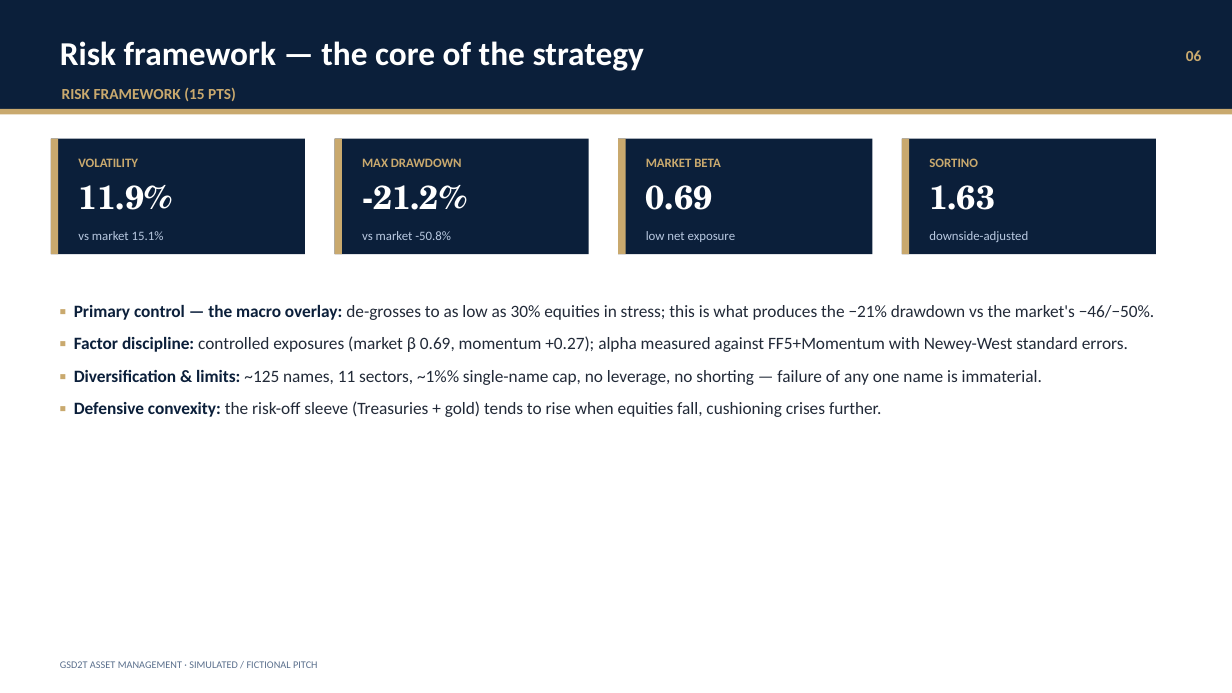
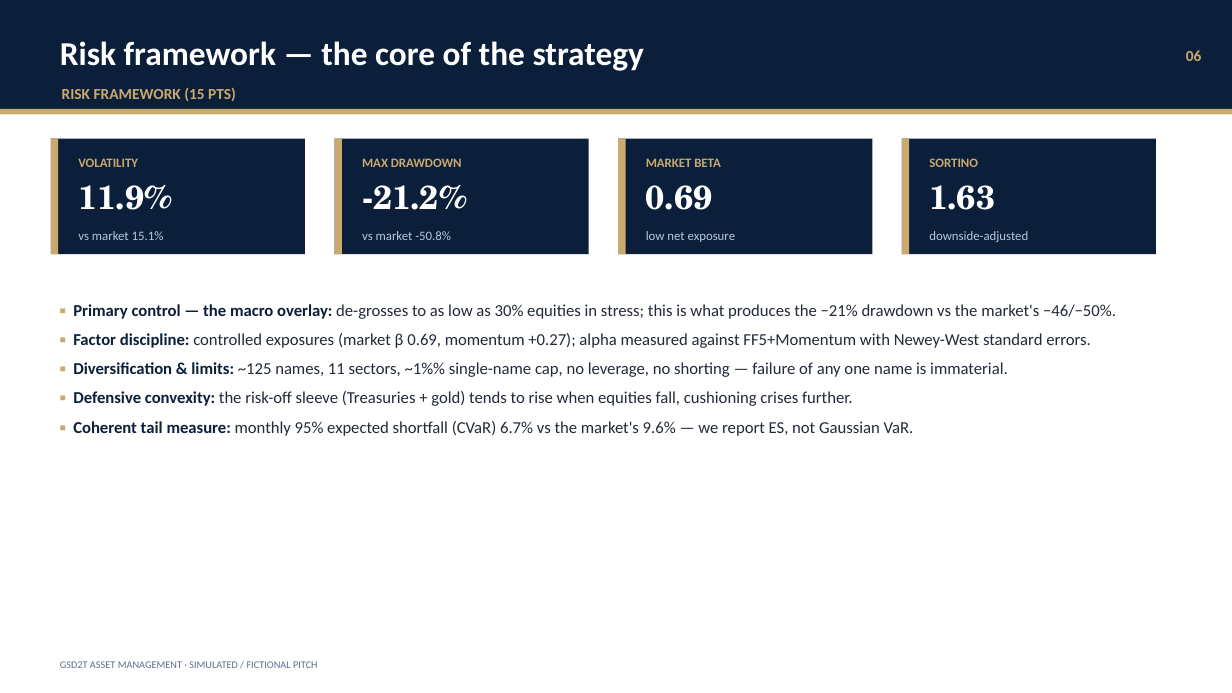
Before and after one commit to torkmell/assetmanProj, a slide deck: slide 7 of GSD2T_Pitch_Deck.pptx. Drawn at 1232x693 pixels with LibreOffice and Linux fonts; fonts in the diff are those of the drawing. Boxes give left, top, right and bottom in pixels: in the first picture for what was removed or moved away, otherwise in the second. Text is boxed around its words. In the diff, an @@ line names an element or a change of style, - is before the commit and + after.

```diff
--- a/GSD2T_Pitch_Deck.pptx
+++ b/GSD2T_Pitch_Deck.pptx
@@ text at (73,304,1116,406): size 13.5 to 13 pt in "▪ Primary control — the macro overlay: ...", "▪ Factor discipline: controlled exposures (market β ...", "▪ Diversification & limits: ~125 names, 11 ...", "▪ Defensive convexity: the risk-off sleeve (Treasuries ..."; less space between paragraphs @@
@@ text at (73,421,914,436): paragraph added @@
+▪ Coherent tail measure: monthly 95% expected shortfall (CVaR) 6.7% vs the market's 9.6% — we report ES, not Gaussian VaR.
```
Also in this commit, not shown: 2 other slides changed, 31 other files.
